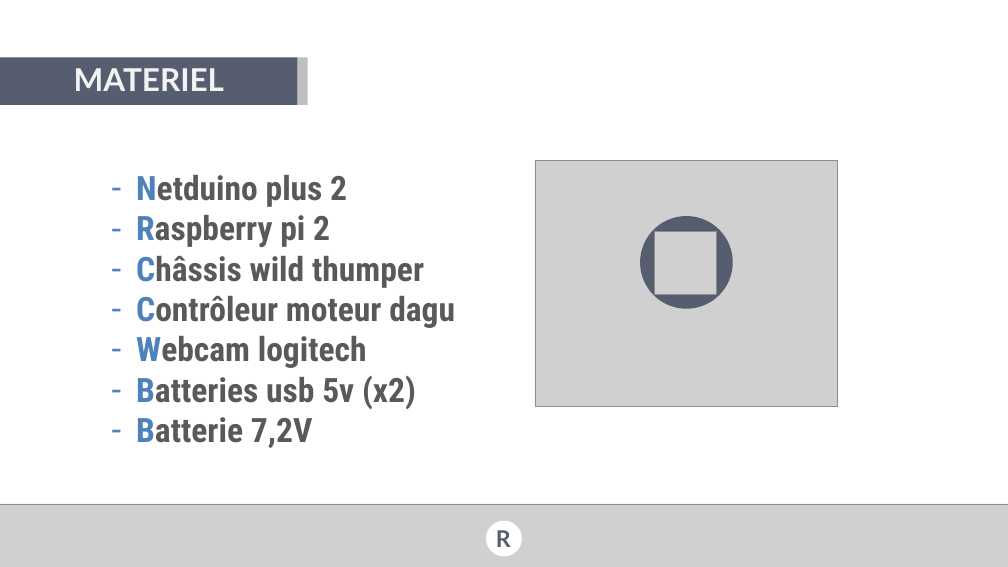
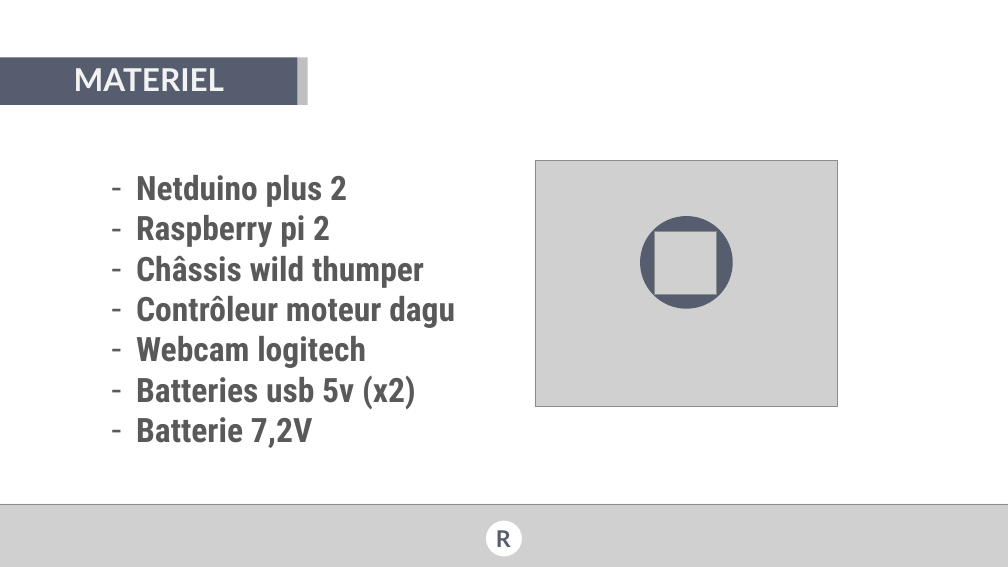
Before and after one commit to val92130/RSmart, a slide deck: slide 7 of Docs/Forum PI/RSmart presentation forum PI.pptx. Drawn at 1008x567 pixels with LibreOffice and Linux fonts; fonts in the diff are those of the drawing; grey boxes stand for pictures; background and template pictures are left out. Boxes give left, top, right and bottom in pixels: in the first picture for what was removed or moved away, otherwise in the second. Text is boxed around its words. In the diff, an @@ line names an element or a change of style, - is before the commit and + after.

```diff
--- a/Docs/Forum PI/RSmart presentation forum PI.pptx
+++ b/Docs/Forum PI/RSmart presentation forum PI.pptx
@@ text "Netduino plus 2" at [136, 175, 455, 448]: text colour #4F81BD to #595959 in "Netduino", "Raspberry", "Châssis", "Contrôleur" and 3 more places @@
```
Also in this commit, not shown: 5 other slides changed, 3 slides added, 3 slides removed.
